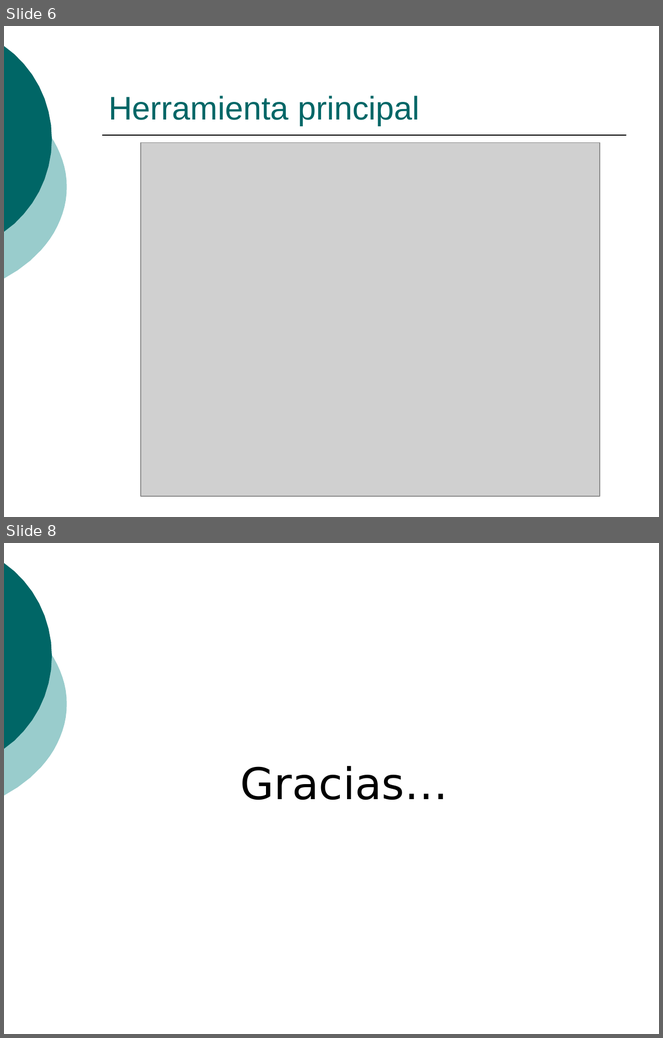
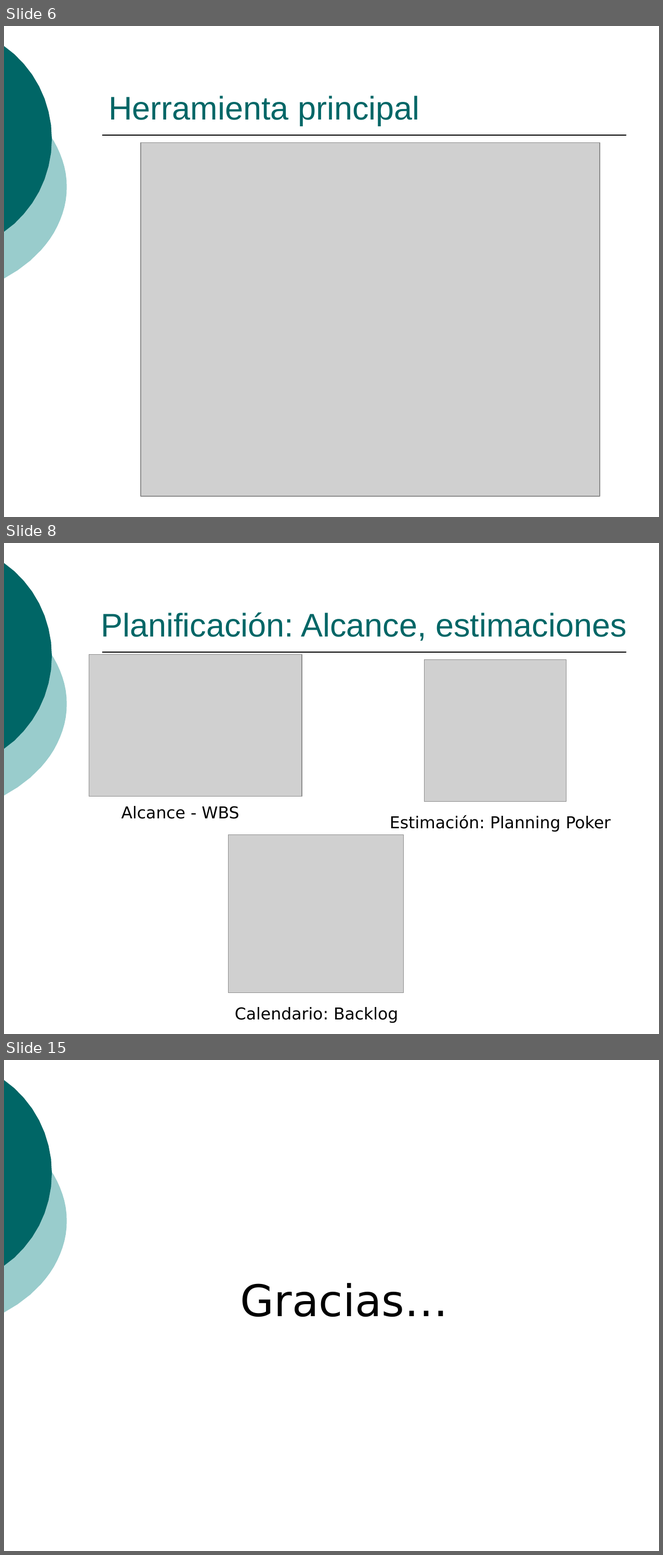
Before and after one commit to ingevy/taller-desarrollo-proyectos-ii-2do-2010, a slide deck: doc/presentaciones/Presentación inicial.ppt. Shown one above the other, each under a label of ours: slides 6 and 8 before the commit, slides 6, 8 and 15 after it; the slides between them are not shown. The pictures are 663x1038 and 663x1555 pixels, drawn with LibreOffice and Linux fonts; fonts in the diff are those of the drawing; grey boxes stand for pictures. Boxes give left, top, right and bottom in pixels: in the first picture for what was removed or moved away, otherwise in the second. Text is boxed around its words. In the diff, an @@ line names an element or a change of style, - is before the commit and + after.

```diff
--- a/doc/presentaciones/Presentación inicial.ppt
+++ b/doc/presentaciones/Presentación inicial.ppt
@@ slide 8 added at (4,543,659,1034), background #FFFFFF; not listed: 3 template elements that a slide beside it also shows @@
@@ title added at (101,612,627,641), 36 pt, text #006666 @@
+Planificación: Alcance, estimaciones
@@ picture added at (89,654,302,797) @@
@@ picture added at (425,659,567,802) @@
@@ text added at (122,806,239,819), 18 pt, text #000000 @@
+Alcance - WBS
@@ text added at (390,815,611,832), 18 pt, text #000000 @@
+Estimación: Planning Poker
@@ picture added at (229,835,404,993) @@
@@ text added at (235,1007,398,1023), 18 pt, text #000000 @@
+Calendario: Backlog
@@ what was slide 8 is now slide 15 @@
```
Also in this commit, not shown: 1 slide changed, 7 other slides added, 1 slide removed.
